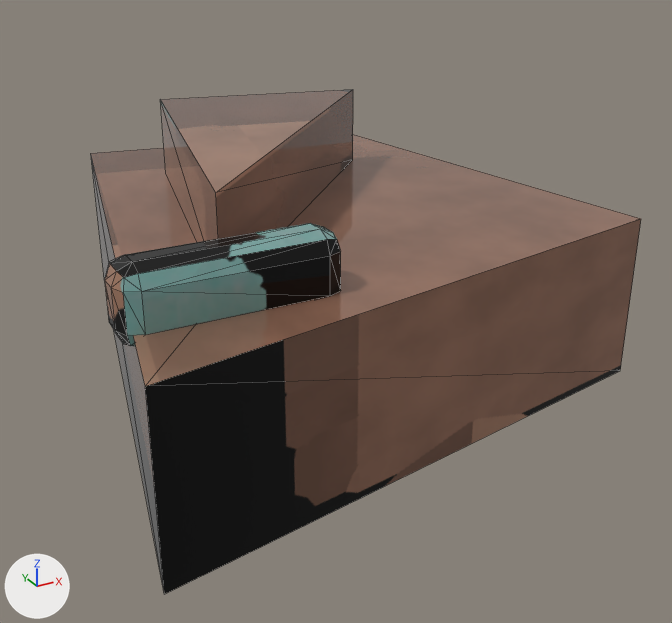
The glTF model game/assets/models/sod_shade_raider.glb as it was, and as the next commit left it.
Before and after are seen from a 50 mm camera at (-0.476, -0.983, 0.539) aimed at (0.017, -0.086, 0.091). Every picture has the same lights, and +X, +Y and +Z are marked at lower left. The first picture is the older version. Mesh edges are drawn as thin lines. Vertices at exactly the same position are counted once.

The first picture shows 'sod_shade_raider'.
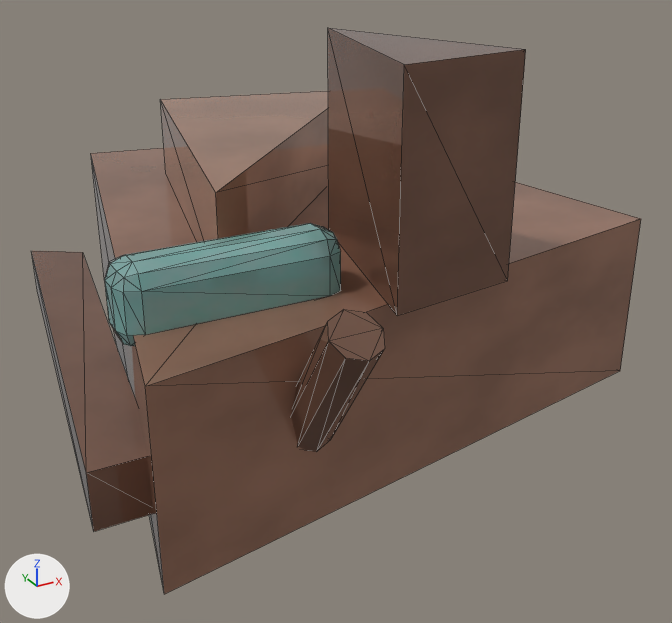
Where the change shows, as pixel boxes (x1, y1, x2, y2) in the pictures (672 x 623 px):
'sod_shade_raider', reshaped (11% wider, 12% taller): before (91, 89, 641, 594); after (32, 28, 641, 594)
part 1 of me_body, added (brown): after (291, 309, 385, 451)
part 2 of me_body, added (brown): after (32, 28, 526, 531)
part 3 of me_body, surface changed (lighter): (91, 91, 621, 594) in both

Edits to the bpy script that builds the scene:
```text
Change me_body:
    used by ob_sod_shade_raider; location = (0.0, 0.0, 0.0)
    remove me_body.from_pydata(...)  # 70 vertices, 128 faces; spans x -0.3..0.34, y -0.36..0.38, z 0.0..0.3
    add me_body.from_pydata(...)  # 108 vertices, 188 faces; spans x -0.34..0.36, y -0.426..0.38, z 0.0..0.42
    me_body part 1: a new loose piece of 16 vertices spanning x -0.165..-0.115, y -0.426..-0.294, z 0.08..0.24, in mat_sod_shade_raider_baked
    me_body part 2
    14 vertices are added at x -0.34..0.36, y -0.34..0.28, z 0.04..0.42
    8 new vertices lie (0.0, 0.0, 0.06) away from vertices in x -0.34..0.36, y -0.3..0.28, z 0.04
    32 new faces join them
    me_body part 3: 128 kept faces spanning x -0.3..0.34, y -0.36..0.38, z 0.0..0.3 get new texture (UV) coordinates
```
